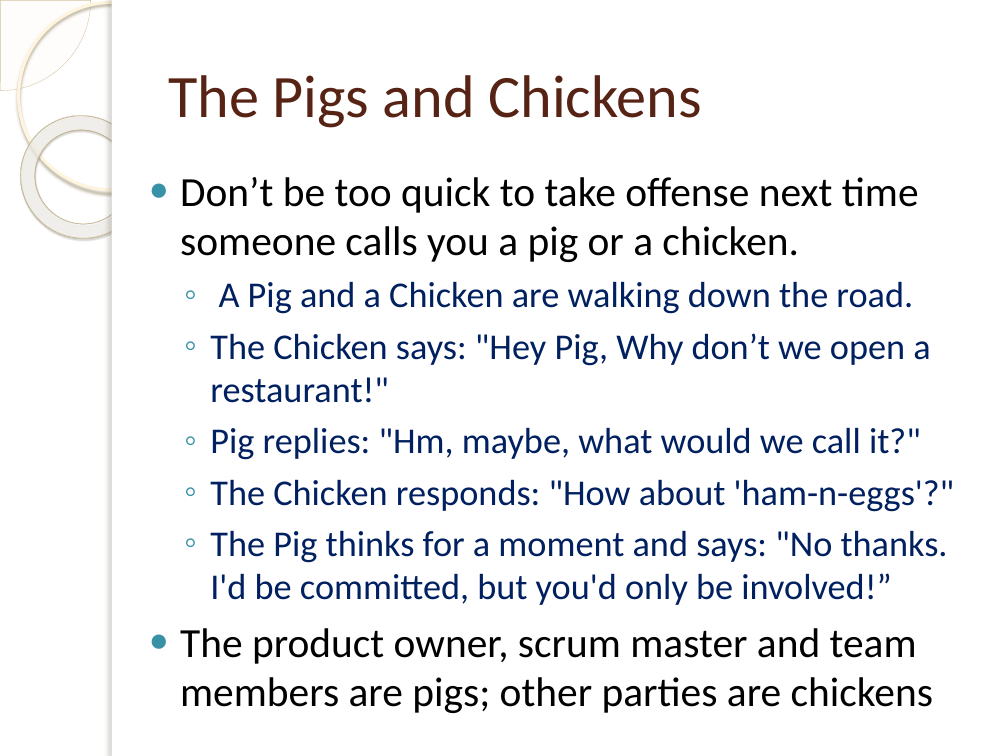
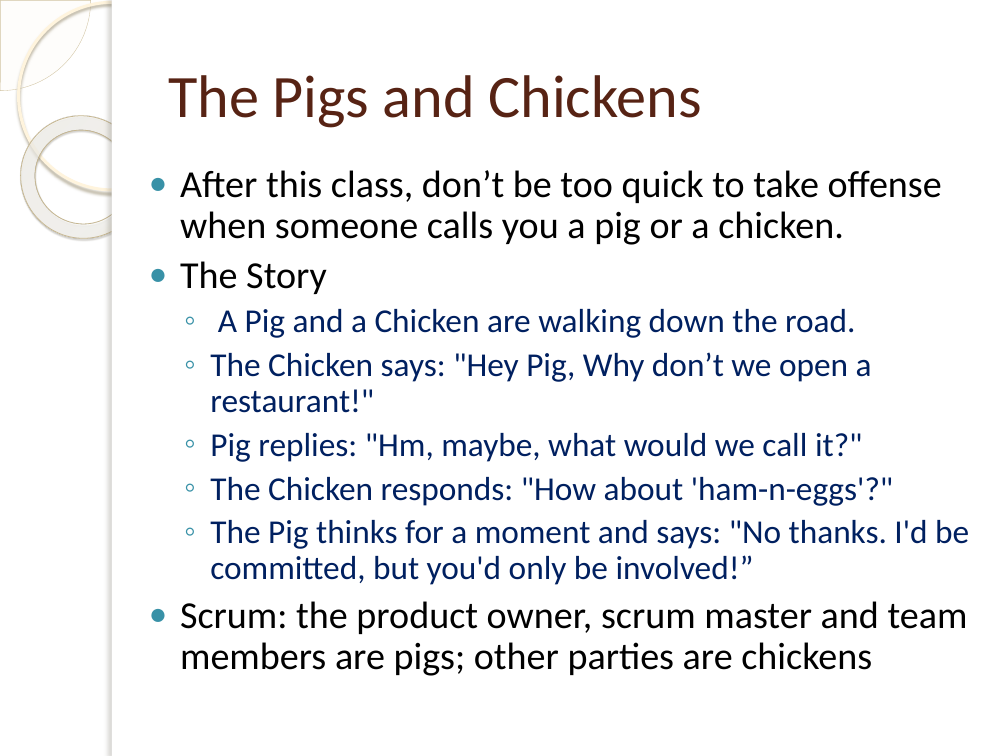
Before and after one commit to f1lm/MS-2014-Boise-State-University, a slide deck: slide 90 of Software Engineering/Class Lecture Powerpoints/Ch2-AgileDevelopment.pptx (slide 92 before the commit). Drawn at 1008x756 pixels with LibreOffice and Linux fonts; fonts in the diff are those of the drawing; background and template pictures are left out. Boxes give left, top, right and bottom in pixels: in the first picture for what was removed or moved away, otherwise in the second. Text is boxed around its words. In the diff, an @@ line names an element or a change of style, - is before the commit and + after.

```diff
--- a/Software Engineering/Class Lecture Powerpoints/Ch2-AgileDevelopment.pptx
+++ b/Software Engineering/Class Lecture Powerpoints/Ch2-AgileDevelopment.pptx
@@ text at (180,170,942,294): text changed; size 29.6 to 27.2 pt @@
-● Don’t be too quick to take offense next time someone calls you a pig or a chicken.
+● After this class, don’t be too quick to take offense when someone calls you a pig or a chicken.
+● The Story
@@ text at (210,309,969,585): size 25.9 to 23.8 pt in "A Pig and a Chicken are walking ...", "The Chicken says: "Hey Pig, Why don’t ...", "Pig replies: "Hm, maybe, what would we ...", "The Chicken responds: "How about 'ham-n-eggs'?"" and 1 more places; line spacing 1 to 0.9 @@
@@ text at (180,601,968,676): text changed; size 29.6 to 27.2 pt @@
-● The product owner, scrum master and team members are pigs; other parties are chickens
+● Scrum: the product owner, scrum master and team members are pigs; other parties are chickens
```
Also in this commit, not shown: 2 slides added, 1 other file.
